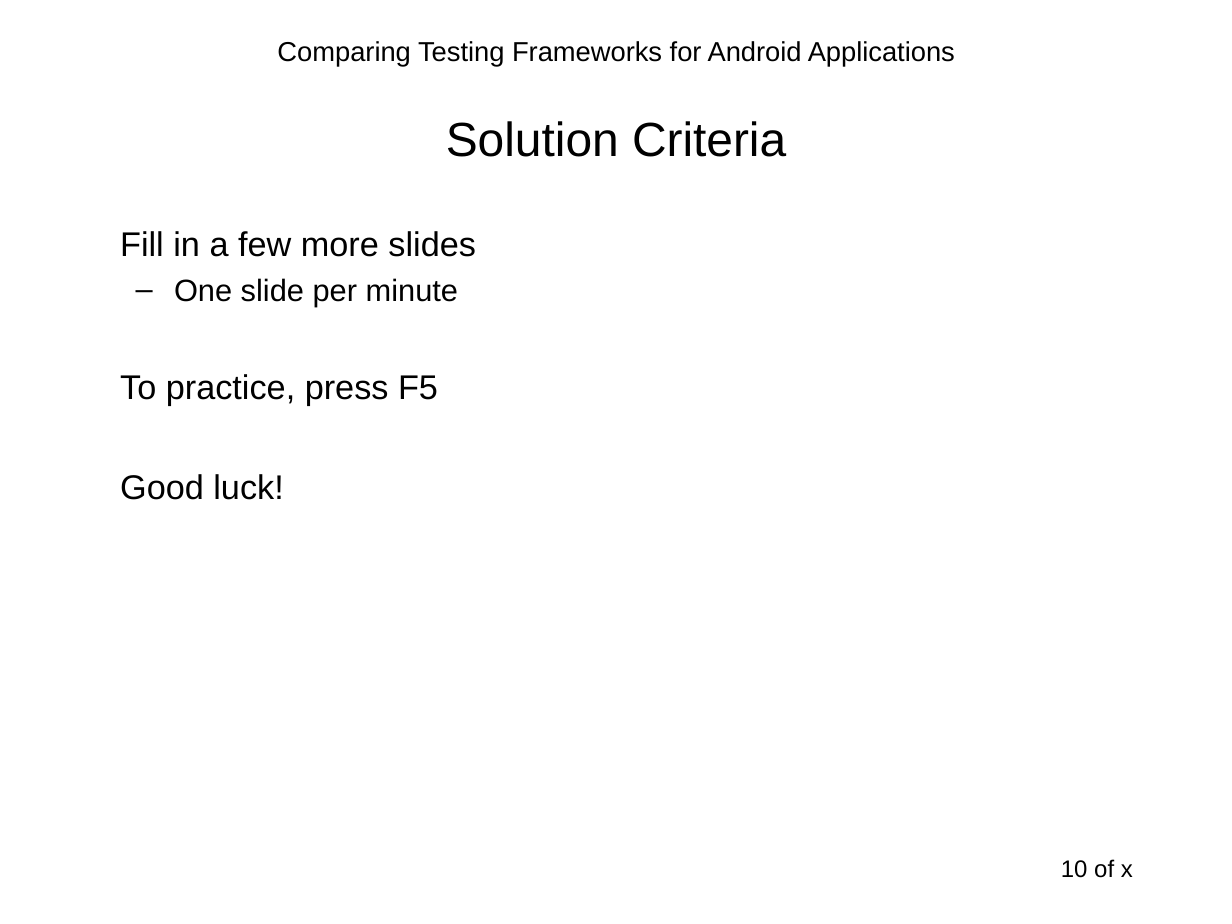
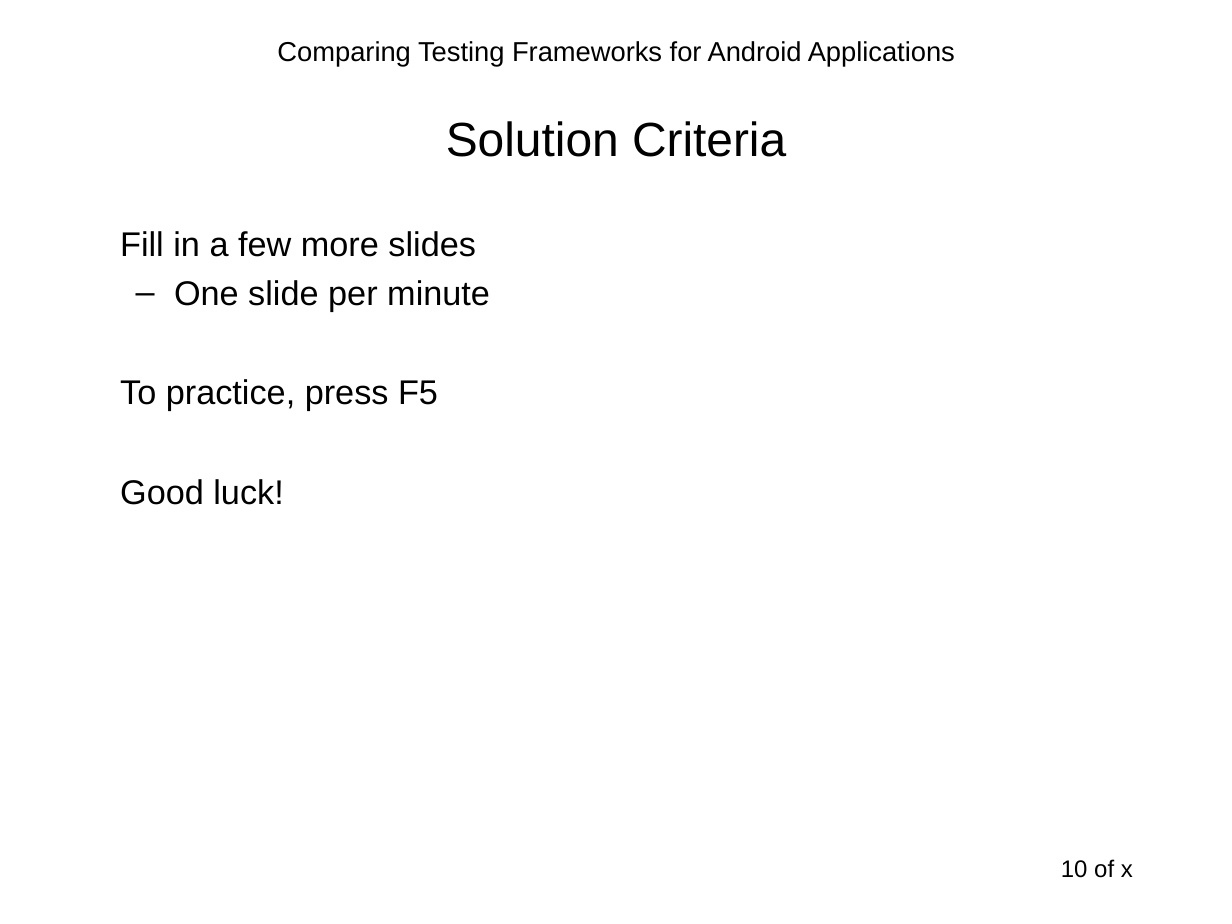
Before and after one commit to sahiljain/tpm, a slide deck: slide 10 of s44jain_tpm.ppt. Drawn at 1232x924 pixels with LibreOffice and Linux fonts; fonts in the diff are those of the drawing. Boxes give left, top, right and bottom in pixels: in the first picture for what was removed or moved away, otherwise in the second. Text is boxed around its words. In the diff, an @@ line names an element or a change of style, - is before the commit and + after.

```diff
--- a/s44jain_tpm.ppt
+++ b/s44jain_tpm.ppt
@@ text at <box>174,280,490,312</box>: size 18 to 20 pt in "One slide per minute" @@
```
Also in this commit, not shown: 6 other slides changed, 4 slides added, 4 slides removed.
